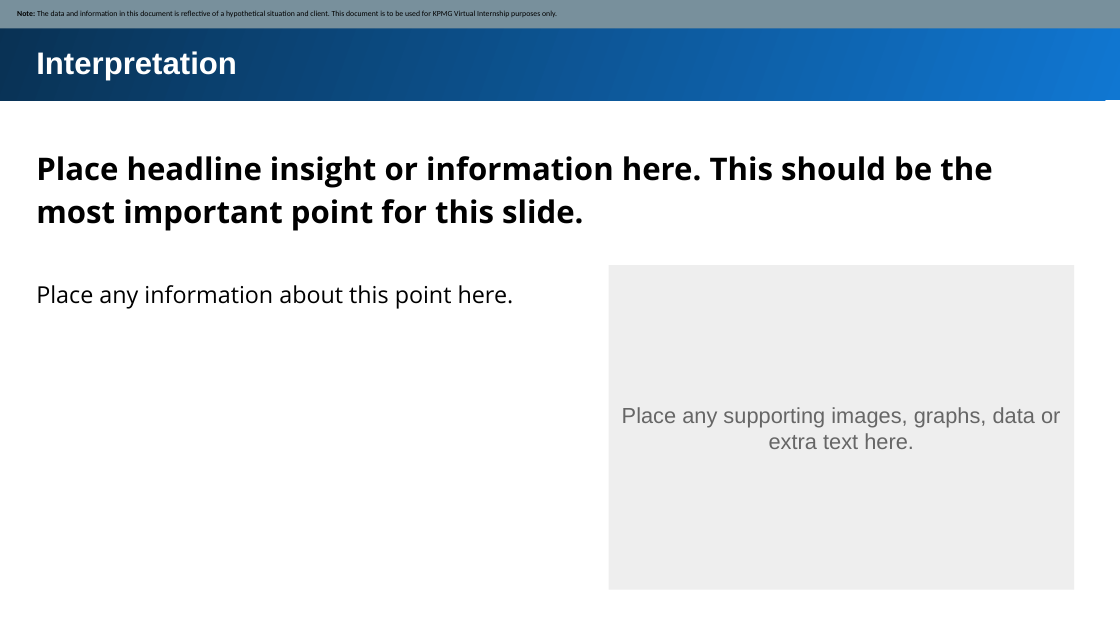
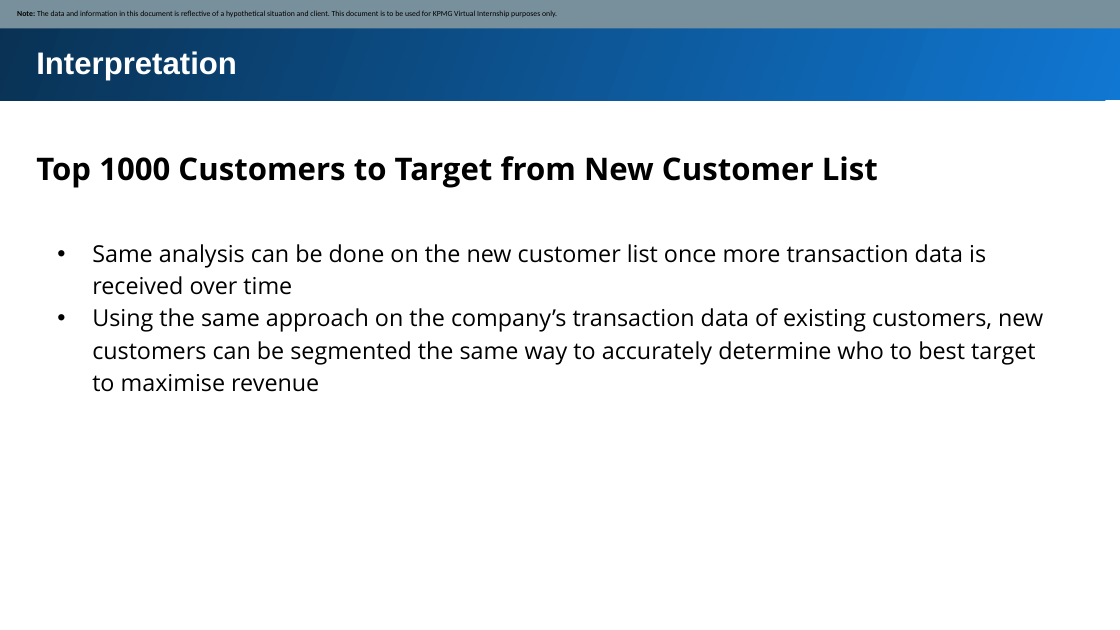
Before and after one commit to jeremychiaa/kpmg-virtual-internship, a slide deck: slide 15 of 02-model-development-slides.pptx (slide 14 before the commit). Drawn at 1120x630 pixels with LibreOffice and Linux fonts; fonts in the diff are those of the drawing. Boxes give left, top, right and bottom in pixels: in the first picture for what was removed or moved away, otherwise in the second. Text is boxed around its words. In the diff, an @@ line names an element or a change of style, - is before the commit and + after.

Commit message:
top 1000 customers to target

```diff
--- a/02-model-development-slides.pptx
+++ b/02-model-development-slides.pptx
@@ text at [36, 156, 878, 188]: text changed @@
-Place headline insight or information here. This should be the most important point for this slide.
+Top 1000 Customers to Target from New Customer List
@@ text added at [92, 244, 1043, 392], 15 pt, text #000000 @@
+• Same analysis can be done on the new customer list once more transaction data is received over time
+• Using the same approach on the company’s transaction data of existing customers, new customers can be segmented the same way to accurately determine who to best target to maximise revenue
@@ rectangle removed at [609, 265, 1075, 590] @@
@@ text removed at [36, 285, 514, 309] @@
-Place any information about this point here.
@@ text removed at [622, 407, 1060, 449] @@
-Place any supporting images, graphs, data or extra text here.
```
Also in this commit, not shown: 1 slide added.
